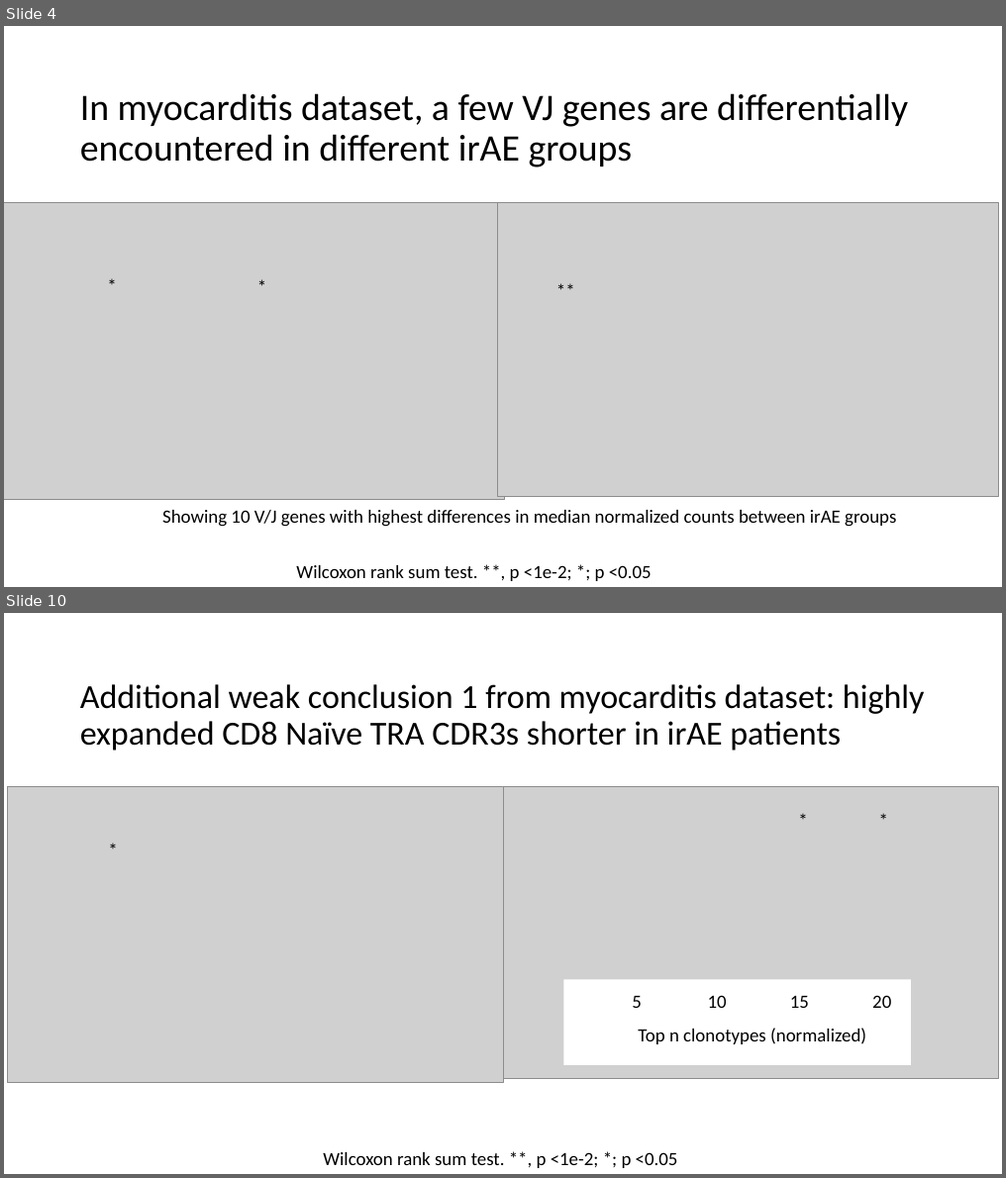
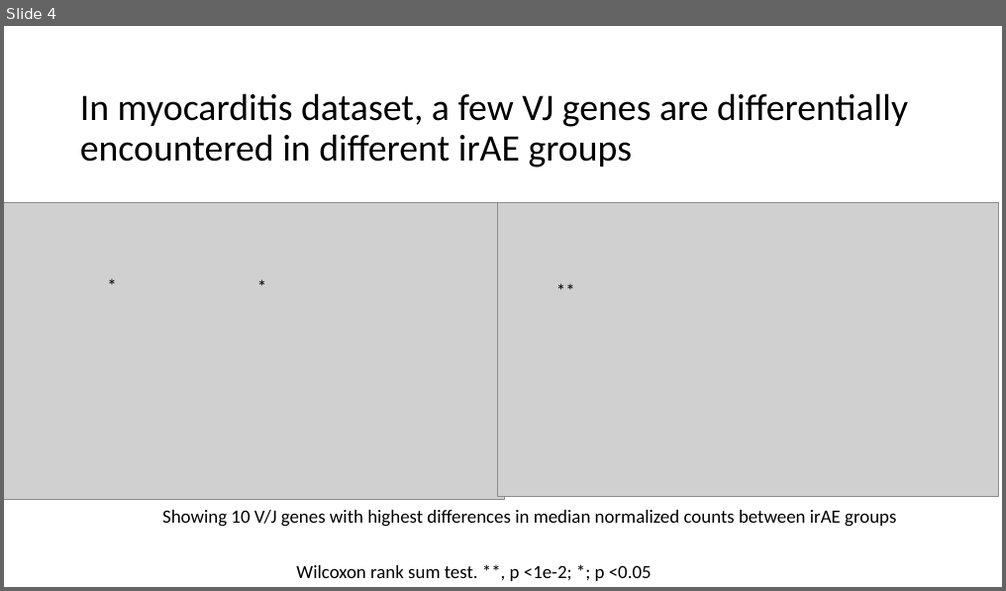
Before and after one commit to tybottorff/bottorffdocs, a slide deck: linsley_postdoc/presentations/weekly_meetings/1_11_24.pptx. Shown one above the other, each under a label of ours: slides 4 and 10 before the commit, slide 4 after it; the slides between them are not shown. The pictures are 1006x1178 and 1006x591 pixels, drawn with LibreOffice and Linux fonts; fonts in the diff are those of the drawing; grey boxes stand for pictures. Boxes give left, top, right and bottom in pixels: in the first picture for what was removed or moved away, otherwise in the second. Text is boxed around its words. In the diff, an @@ line names an element or a change of style, - is before the commit and + after.

```diff
--- a/linsley_postdoc/presentations/weekly_meetings/1_11_24.pptx
+++ b/linsley_postdoc/presentations/weekly_meetings/1_11_24.pptx
@@ slide 10 removed at [4, 613, 1002, 1174], background #FFFFFF @@
@@ title removed at [80, 684, 925, 751] @@
-Additional weak conclusion 1 from myocarditis dataset: highly expanded CD8 Naïve TRA CDR3s shorter in irAE patients
@@ picture removed at [8, 786, 503, 1083] @@
@@ picture removed at [503, 786, 999, 1079] @@
@@ text removed at [791, 805, 831, 836] @@
-*
@@ text removed at [871, 805, 912, 836] @@
-*
@@ text removed at [101, 836, 146, 865] @@
-*
@@ rectangle removed at [564, 980, 912, 1065] @@
@@ text removed at [632, 996, 642, 1008] @@
-5
@@ text removed at [708, 995, 727, 1008] @@
-10
@@ text removed at [790, 995, 809, 1008] @@
-15
@@ text removed at [872, 995, 891, 1008] @@
-20
@@ text removed at [638, 1028, 866, 1045] @@
-Top n clonotypes (normalized)
@@ text removed at [323, 1153, 678, 1168] @@
-Wilcoxon rank sum test. **, p <1e-2; *; p <0.05
@@ text removed at [626, 1170, 884, 1174] @@
-Label wrong they’re normalized
```
Also in this commit, not shown: 2 slides changed, 4 slides added, 13 other slides removed, 2 other files.
